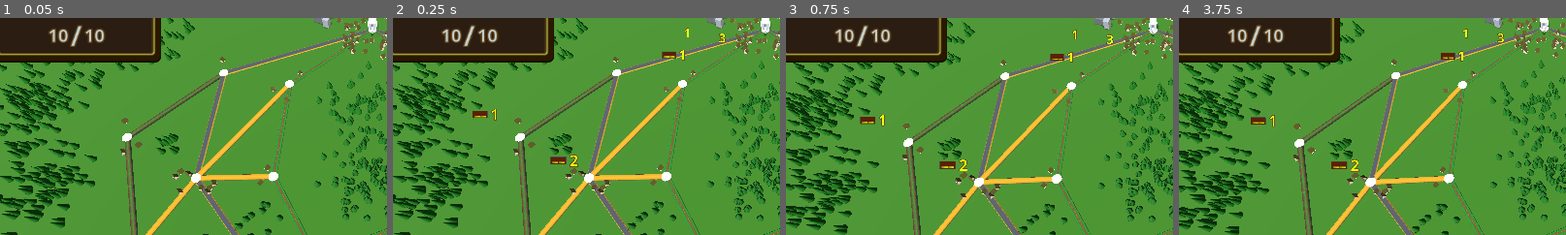
Above: before the commit, frames 1-4 (left to right).
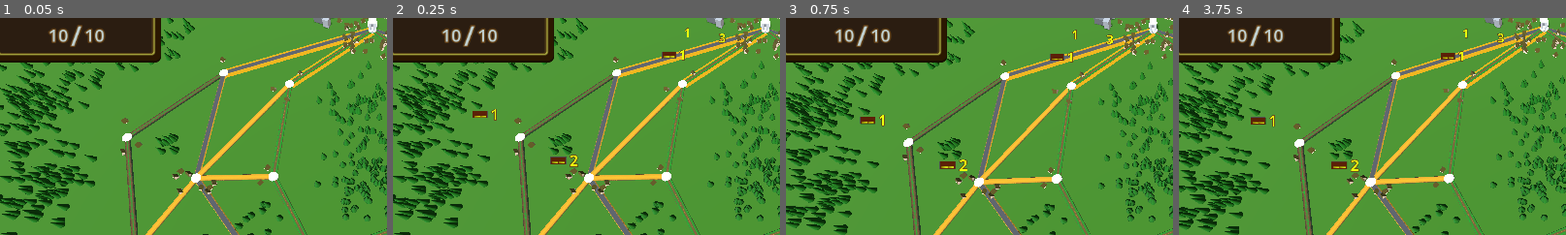
Above: after the commit, the same moments.

Repository: squirrelsoftcompany/LD58
Game: Godot game, scene res://scene/map.tscn
The game is run twice, just before and just after one commit, with the same random seed, the same clock (stepped at 60 frames per second) and the same inputs.
Inputs (mouse positions are % of the whole screen's width and height, from its top left):
- Up to frame 1 (0.05 s): no input
- Up to frame 2 (0.25 s): no input
- Up to frame 3 (0.75 s): tap Enter (ui_accept) at 0.5 s; move the mouse to (72, 45) at 0.52 s; click (72, 45) at 0.67 s
- Up to frame 4 (3.75 s): tap Enter (ui_accept) at 0.77, 1.25, 1.52, 2, 2.75, 3.02, 3.5 s; move the mouse to (30, 55) at 1.27 s; click (30, 55) at 1.42 s; move the mouse to (60, 28) at 2.02 s; click (60, 28) at 2.17 s; move the mouse to (45, 70) at 2.77 s; click (45, 70) at 2.92 s; move the mouse to (80, 65) at 3.52 s; click (80, 65) at 3.67 s
The pictures show only the part of the screen within x 1-51%, y 9-59%; the shares and areas given below are measured in that part.

The runs differ from the first frame. In frame 1, 1.1% of the frame differs, in the area x 58-97%, y 4-33%; in frame 2, 1.0%; in frame 3, 1.0%; in frame 4, 1.0%.

Commit message:
Accessible roads highlight

Diff:
--- a/Scripts/Places/road.gd
+++ b/Scripts/Places/road.gd
@@ -59,9 +59,11 @@
 
 func show_cost():
 	$Sprite3D.show()
+	$Path3D/CSGPolygon3D2.show()
 
 func hide_cost():
 	$Sprite3D.hide()
+	$Path3D/CSGPolygon3D2.hide()
 
 func _update_loop():
 	crimeRate = (from.crimeRate + to.crimeRate)/2
--- a/scene/road.tscn
+++ b/scene/road.tscn
@@ -45,6 +45,11 @@
 shader_parameter/Noise = SubResource("NoiseTexture2D_rpcc7")
 shader_parameter/Gradient = SubResource("GradientTexture2D_0o65x")
 
+[sub_resource type="StandardMaterial3D" id="StandardMaterial3D_gfsfr"]
+transparency = 1
+shading_mode = 0
+albedo_color = Color(0.875, 0.5790916, 0.117566995, 1)
+
 [sub_resource type="BoxShape3D" id="BoxShape3D_gfsfr"]
 
 [sub_resource type="ViewportTexture" id="ViewportTexture_gfsfr"]
@@ -78,6 +83,27 @@
 path_u_distance = 1.0
 path_joined = false
 
+[node name="CSGPolygon3D2" type="CSGPolygon3D" parent="Path3D"]
+visible = false
+transparency = 0.54
+use_collision = true
+collision_layer = 16
+collision_mask = 16
+collision_priority = 10.0
+polygon = PackedVector2Array(0.6, -0.2, 0.6, 0.05, -0.8, 0.05, -0.8, -0.2)
+mode = 2
+path_node = NodePath("..")
+path_interval_type = 1
+path_interval = 1.0
+path_simplify_angle = 3.5
+path_rotation = 2
+path_rotation_accurate = false
+path_local = false
+path_continuous_u = false
+path_u_distance = 1.0
+path_joined = false
+material = SubResource("StandardMaterial3D_gfsfr")
+
 [node name="StaticBody3D" type="StaticBody3D" parent="Path3D"]
 disable_mode = 2
 collision_layer = 16
Not shown: 1 places in scene/road.tscn that only renumber resources
